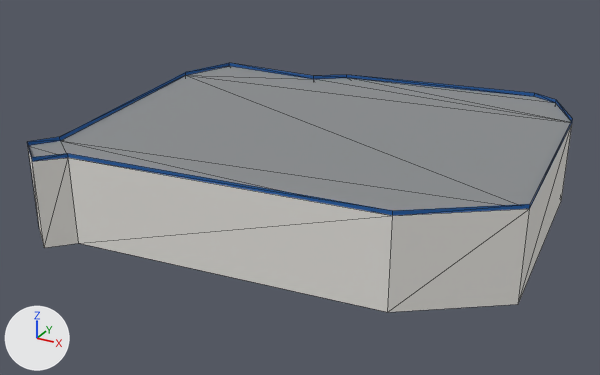
A saved change to the glTF model public/models/landmark/mal-ska-lod2.glb.
One viewpoint serves both versions: a camera (50 mm lens) standing at (113.2, -220.1, 115.5) and looking at (-4.5, -6.2, 8.6). The lights are fixed; the arrows at lower left show +X, +Y and +Z. The picture after the commit comes second. Mesh edges are drawn as thin lines. Vertices at exactly the same position are counted once.

The first picture shows 'mal-ska_LOD2'.
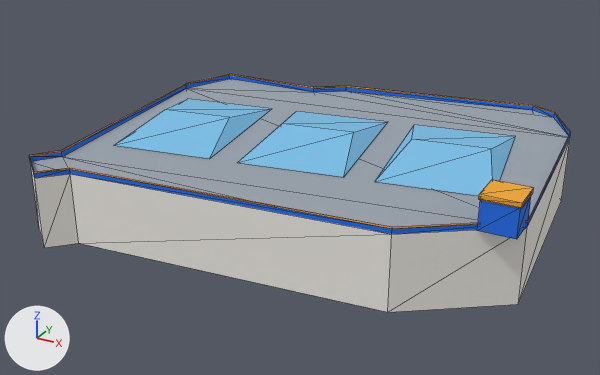
Pixel boxes (x1, y1, x2, y2) of what changed, in the pictures (600 x 375 px):
'mal-ska_LOD2', reshaped: before (27, 63, 573, 312); after (29, 74, 571, 312)
part 1 of me_mal_ska_lod2, cut back (blue): after (29, 74, 571, 239)
part 2 of me_mal_ska_lod2, recoloured: before (27, 63, 573, 263); after (29, 75, 571, 263)

What the commit changed:
me_mal_ska_lod2 is used by ob_mal_ska_lod2; location (0.0, 0.0, 0.0).
me_mal_ska_lod2 had 39 vertices, 63 faces and spanned x -72.7..72.8, y -64.7..64.8, z 0.0..28.9.
me_mal_ska_lod2 now has 86 vertices, 127 faces and spans x -72.7..72.8, y -64.7..64.8, z 0.0..32.4.
Part 1, on me_mal_ska_lod2:
13 vertices in x -72.7..72.8, y -64.7..64.8, z 27.6 move by (0.0, 0.0, -5.1).
13 vertices in x -72.7..72.8, y -64.7..64.8, z 28.9 move by (0.0, 0.0, -4.9).
34 vertices are added at x -64.0..72.6, y -36.5..35.1, z 22.5..32.4.
13 new vertices lie (0.0, 0.0, 0.5) away from vertices in x -72.7..72.8, y -64.7..64.8, z 28.9.
64 new faces join them.
me_mal_ska_lod2 part 2: 63 kept faces spanning x -72.7..72.8, y -64.7..64.8, z 0.0..24.0 get new vertex colours.
